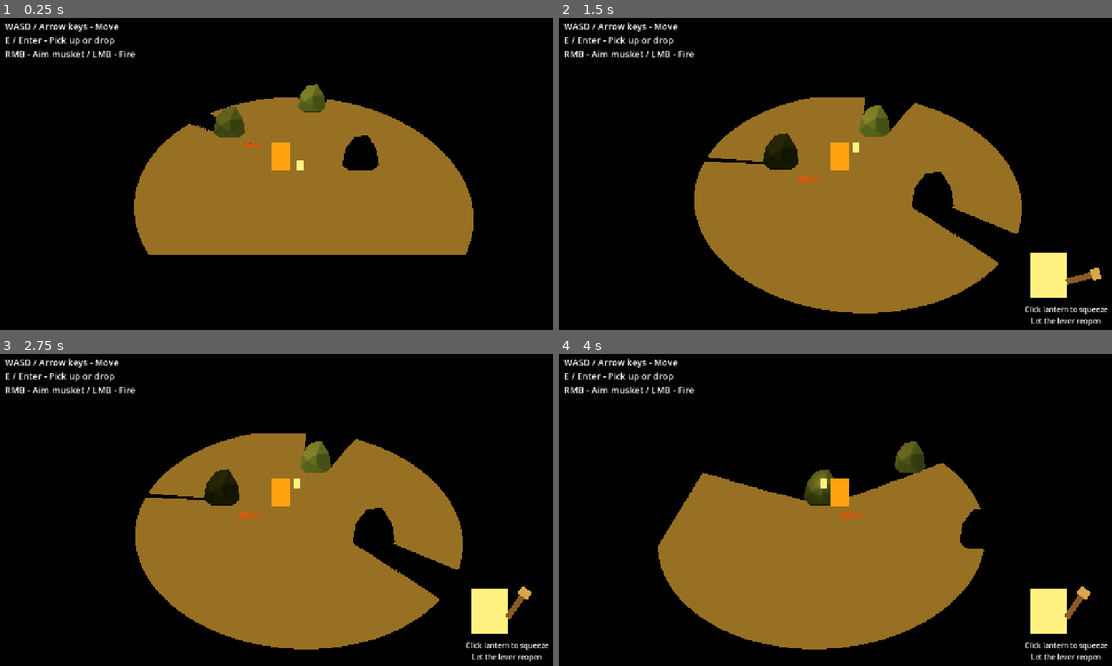
Above: before the commit, frames 1-4 (two rows, left to right).
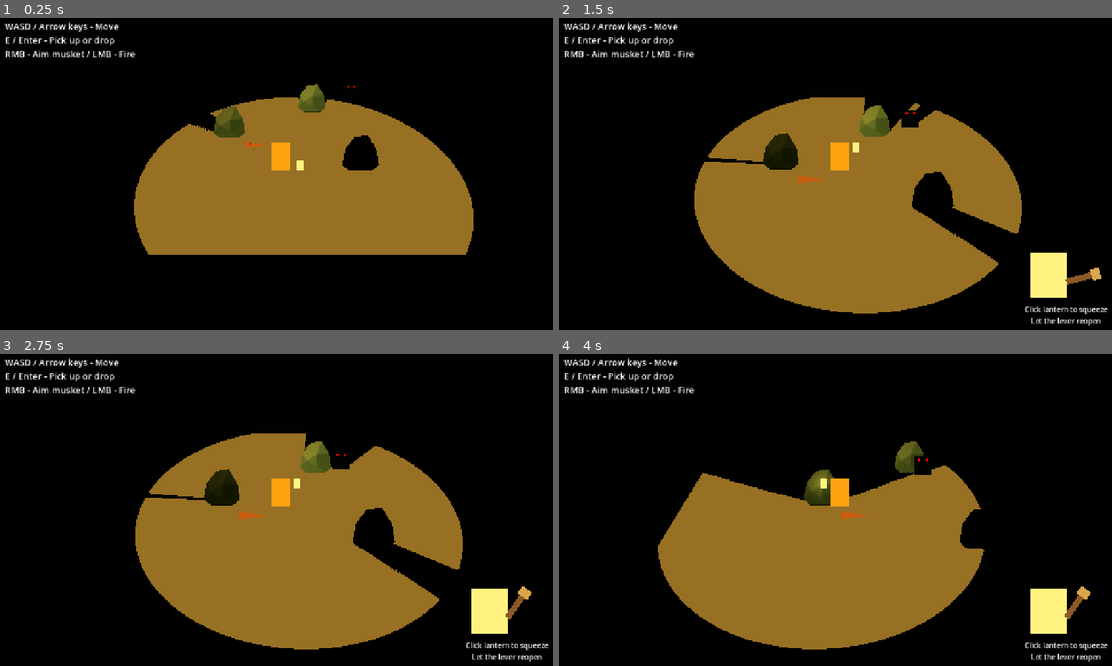
Above: after the commit, the same moments.

Repository: martindzejky/ld60
Game: Godot game, scene res://scenes/main.tscn
The game is run twice, just before and just after one commit, with the same random seed, the same clock (stepped at 60 frames per second) and the same inputs.
Inputs (mouse positions are in pixels of both pictures, inside the frame that each line leads up to):
- Up to frame 1 (0.25 s): no input
- Up to frame 2 (1.5 s): tap Enter at 0.5 s; move the mouse to (813, 236) at 0.52 s; press the mouse at (813, 236) at 0.53 s; hold W (move_up) 0.53-1.25 s; release the mouse at (813, 236) at 1.25 s; click "Click lantern to squeeze Let …" at 1.25 s
- Up to frame 3 (2.75 s): drag from (453, 556) to (254, 572) at 2.02 s
- Up to frame 4 (4 s): tap Space at 2.75 s; move the mouse to (669, 460) at 2.77 s; hold A (move_left) 2.78-3.5 s; hold Shift (dash) 2.78-3.5 s; click (669, 460) at 3.05 s; drag from (868, 506) to (669, 460) at 3.52 s

The runs differ from the first frame. In frame 1, less than 0.1% of the frame differs, in the area x 62-65%, y 21-23%; in frame 2, 0.2%; in frame 3, 0.3%, in the area x 60-69%, y 27-37%; in frame 4, 0.2%.

Commit message:
Enemy bite and player death

Diff:
--- /dev/null
+++ b/objects/enemy.tscn
@@ -0,0 +1,71 @@
+[gd_scene format=3]
+
+[ext_resource type="Script" path="res://scripts/enemy.gd" id="1"]
+[ext_resource type="Script" path="res://scripts/camera_facing.gd" id="2"]
+
+[sub_resource type="CapsuleShape3D" id="hitbox"]
+radius = 0.5
+height = 1.0
+
+[sub_resource type="Gradient" id="body_color"]
+colors = PackedColorArray(0.015, 0.035, 0.025, 1, 0.015, 0.035, 0.025, 1)
+
+[sub_resource type="GradientTexture2D" id="body_texture"]
+gradient = SubResource("body_color")
+width = 100
+height = 60
+
+[sub_resource type="GradientTexture2D" id="head_texture"]
+gradient = SubResource("body_color")
+width = 100
+height = 40
+
+[sub_resource type="Gradient" id="eye_color"]
+colors = PackedColorArray(1, 0.03, 0.01, 1, 1, 0.03, 0.01, 1)
+
+[sub_resource type="GradientTexture2D" id="eye_texture"]
+gradient = SubResource("eye_color")
+width = 16
+height = 8
+
+[node name="enemy" type="Area3D" node_paths=PackedStringArray("head")]
+collision_layer = 2
+collision_mask = 0
+monitoring = false
+script = ExtResource("1")
+head = NodePath("visuals/head")
+
+[node name="hitbox" type="CollisionShape3D" parent="."]
+position = Vector3(0, 0.5, 0)
+shape = SubResource("hitbox")
+
+[node name="visuals" type="Node3D" parent="."]
+script = ExtResource("2")
+
+[node name="body" type="Sprite3D" parent="visuals"]
+position = Vector3(0, 0.3, 0)
+pixel_size = 0.01
+alpha_cut = 1
+cast_shadow = 1
+texture = SubResource("body_texture")
+
+[node name="head" type="Sprite3D" parent="visuals"]
+position = Vector3(0, 0.8, 0)
+pixel_size = 0.01
+alpha_cut = 1
+cast_shadow = 1
+texture = SubResource("head_texture")
+
+[node name="eye_left" type="Sprite3D" parent="visuals/head"]
+position = Vector3(-0.22, 0.03, 0.01)
+pixel_size = 0.01
+alpha_cut = 1
+cast_shadow = 0
+texture = SubResource("eye_texture")
+
+[node name="eye_right" type="Sprite3D" parent="visuals/head"]
+position = Vector3(0.22, 0.03, 0.01)
+pixel_size = 0.01
+alpha_cut = 1
+cast_shadow = 0
+texture = SubResource("eye_texture")
--- a/scenes/main.tscn
+++ b/scenes/main.tscn
@@ -9,6 +9,7 @@
 
 [ext_resource type="Script" path="res://scripts/musket_ui.gd" id="7"]
 [ext_resource type="Script" path="res://scripts/effects_warmup.gd" id="8"]
+[ext_resource type="PackedScene" path="res://objects/enemy.tscn" id="9"]
 
 [sub_resource type="Environment" id="environment"]
 background_mode = 1
@@ -75,6 +76,10 @@
 
 [node name="musket" parent="." unique_id=1198564765 instance=ExtResource("5")]
 transform = Transform3D(1, 0, 0, 0, 1, 0, 0, 0, 1, -2, 0, 1)
+
+[node name="enemy" parent="." node_paths=PackedStringArray("target") instance=ExtResource("9")]
+position = Vector3(5, 0, -5)
+target = NodePath("../player")
 
 [node name="hud" type="CanvasLayer" parent="." unique_id=997754346]
 
@@ -260,5 +265,7 @@
 [connection signal="pressed" from="hud/lantern" to="player" method="_on_lantern_pressed"]
 
 [connection signal="fuse_expired" from="musket" to="player" method="_on_musket_fuse_expired"]
+[connection signal="fired" from="musket" to="player" method="_on_musket_fired"]
+[connection signal="died" from="player" to="hud" method="hide"]
 
 [editable path="player"]
--- /dev/null
+++ b/scripts/enemy.gd
@@ -0,0 +1,55 @@
+class_name Enemy
+extends Area3D
+
+@export var target: Player
+@export var head: Sprite3D
+@export var speed: float = 0.8
+@export var bite_range: float = 1.15
+@export var windup_duration: float = 1.0
+@export var mouth_open_height: float = 0.45
+
+var _closed_head_y: float
+var _biting: bool = false
+var _bite_tween: Tween
+
+
+func _ready() -> void:
+  _closed_head_y = head.position.y
+
+
+func _physics_process(delta: float) -> void:
+  if target.is_dead or _biting:
+    return
+  if _within_bite_range():
+    _start_bite()
+  else:
+    global_position = global_position.move_toward(target.global_position, speed * delta)
+
+
+func take_shot() -> void:
+  set_physics_process(false)
+  if _bite_tween and _bite_tween.is_valid():
+    _bite_tween.kill()
+  collision_layer = 0
+  hide()
+  queue_free()
+
+
+func _within_bite_range() -> bool:
+  return global_position.distance_squared_to(target.global_position) <= bite_range * bite_range
+
+
+func _start_bite() -> void:
+  _biting = true
+  if _bite_tween and _bite_tween.is_valid():
+    _bite_tween.kill()
+  _bite_tween = create_tween().set_process_mode(Tween.TWEEN_PROCESS_PHYSICS)
+  _bite_tween.tween_property(head, 'position:y', _closed_head_y + mouth_open_height, windup_duration)
+  _bite_tween.tween_callback(_bite)
+
+
+func _bite() -> void:
+  head.position.y = _closed_head_y
+  if not target.is_dead and _within_bite_range():
+    target.take_bite()
+  _biting = false
--- a/scripts/musket.gd
+++ b/scripts/musket.gd
@@ -109,7 +109,8 @@
 
   var start := origin + Vector3.UP * ray_height
   var end := start + direction.normalized() * minf(direction.length(), shot_range)
-  var query := PhysicsRayQueryParameters3D.create(start, end, 1, [excluded_body])
+  var query := PhysicsRayQueryParameters3D.create(start, end, 3, [excluded_body])
+  query.collide_with_areas = true
   var hit := get_world_3d().direct_space_state.intersect_ray(query)
   if not hit.is_empty():
     end = hit.position
--- a/scripts/player.gd
+++ b/scripts/player.gd
@@ -1,5 +1,7 @@
 class_name Player
 extends CharacterBody3D
+
+signal died
 
 @export var flip: Node3D
 @export var musket: Musket
@@ -17,6 +19,7 @@
 @export var dash_cooldown: float = 4.0
 @export var ramrod_drag_distance: float = 150.0
 
+var is_dead: bool = false
 var _last_direction: Vector2 = Vector2.DOWN
 var _dash_direction: Vector2 = Vector2.DOWN
 var _dash_timer: Timer = Timer.new()
@@ -83,21 +86,47 @@
 
 
 func _on_lantern_pressed() -> void:
-  if lantern.is_carried:
+  if not is_dead and lantern.is_carried:
     lantern.charge()
 
 
 func _on_musket_fuse_expired() -> void:
-  _fuse_shot_requested = true
+  if is_dead:
+    musket.fire_upwards()
+  else:
+    _fuse_shot_requested = true
+
+
+func _on_musket_fired(hit: Dictionary) -> void:
+  var enemy := hit.get('collider') as Enemy
+  if enemy:
+    enemy.take_shot()
+
+
+func take_bite() -> void:
+  if is_dead:
+    return
+  is_dead = true
+  velocity = Vector3.ZERO
+  _dragging_ramrod = false
+  _shot_requested = false
+  _fuse_shot_requested = false
+  _update_equipment()
+  flip.scale *= 0.5
+  set_process(false)
+  set_physics_process(false)
+  set_process_input(false)
+  set_process_unhandled_input(false)
+  died.emit()
 
 
 func _on_barrel_pressed() -> void:
-  if not lantern.is_carried:
+  if not is_dead and not lantern.is_carried:
     musket.insert_ball()
 
 
 func _on_ramrod_gui_input(event: InputEvent) -> void:
-  if event.is_action_pressed('fire_musket') and not lantern.is_carried:
+  if not is_dead and event.is_action_pressed('fire_musket') and not lantern.is_carried:
     _dragging_ramrod = musket.reload_state in [Musket.ReloadState.BALL_INSERTED, Musket.ReloadState.RAMMED]
 
 
@@ -156,7 +185,7 @@
 
 func _aiming_requested() -> bool:
   return (
-    musket.is_owned and not lantern.is_carried and not _dragging_ramrod
+    not is_dead and musket.is_owned and not lantern.is_carried and not _dragging_ramrod
     and Input.is_action_pressed('aim_musket')
   )
 
Not shown, added: scripts/enemy.gd.uid
